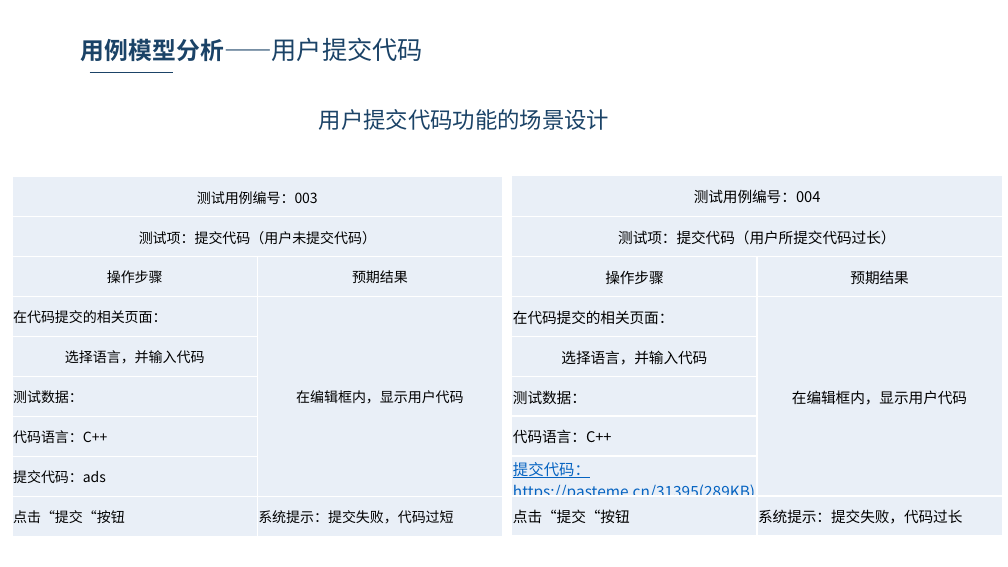
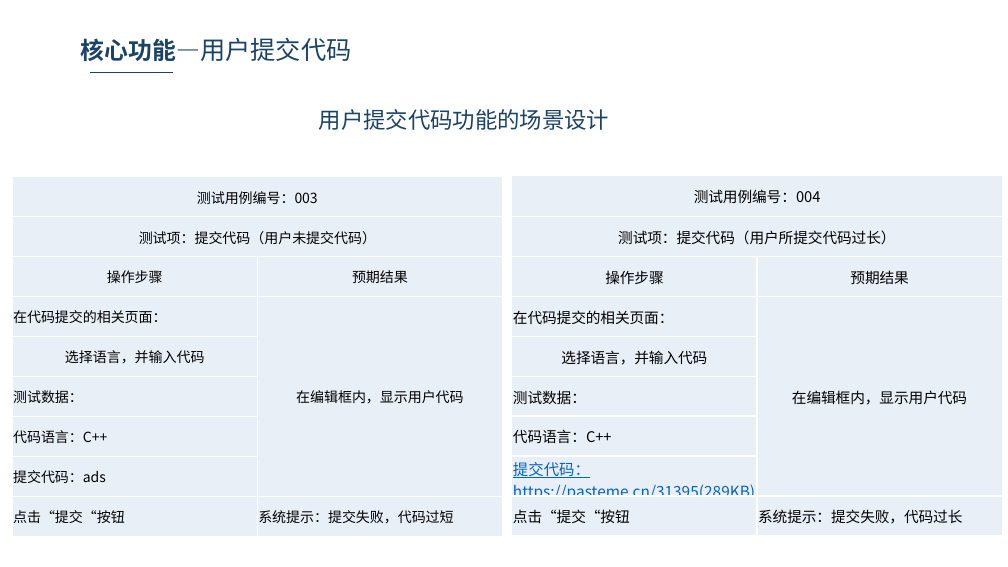
Before and after one commit to WatermelonOj/WORD-PPT, a slide deck: slide 6 of PPT/软件测试.pptx. Drawn at 1008x567 pixels with LibreOffice and Linux fonts; fonts in the diff are those of the drawing; background and template pictures are left out. Boxes give left, top, right and bottom in pixels: in the first picture for what was removed or moved away, otherwise in the second. Text is boxed around its words. In the diff, an @@ line names an element or a change of style, - is before the commit and + after.

```diff
--- a/PPT/软件测试.pptx
+++ b/PPT/软件测试.pptx
@@ text at [81,37,351,61]: text changed; size 17 to 18 pt; bold off @@
-用例模型分析——用户提交代码
+核心功能—用户提交代码
```
Also in this commit, not shown: 4 other slides changed, 5 slides added.
